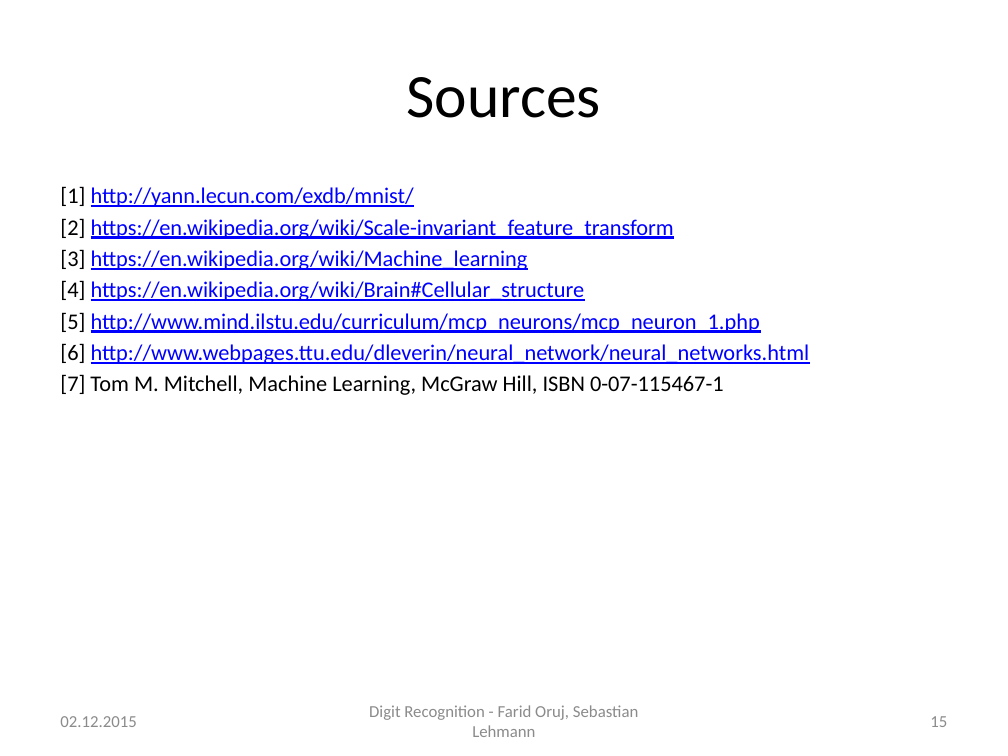
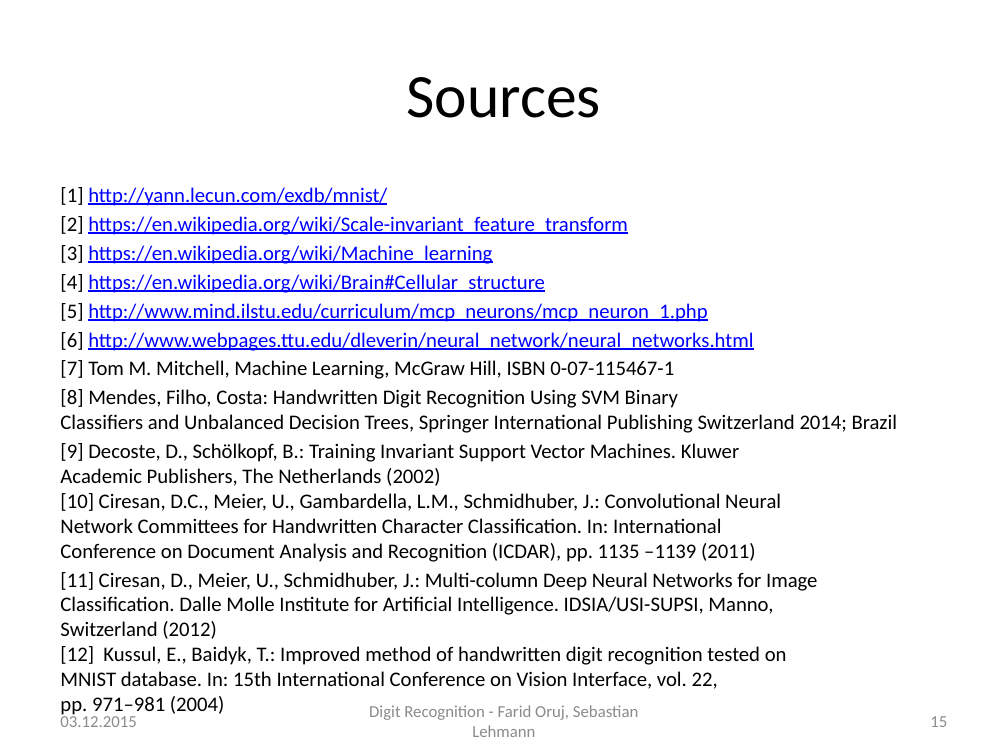
Before and after one commit to SebLeh/digit_recognition, a slide deck: slide 15 of presentation/final-presentation.pptx. Drawn at 1008x756 pixels with LibreOffice and Linux fonts; fonts in the diff are those of the drawing. Boxes give left, top, right and bottom in pixels: in the first picture for what was removed or moved away, otherwise in the second. Text is boxed around its words. In the diff, an @@ line names an element or a change of style, - is before the commit and + after.

```diff
--- a/presentation/final-presentation.pptx
+++ b/presentation/final-presentation.pptx
@@ text at <box>60,187,753,379</box>: size 16 to 14.8 pt in "[1] http://yann.lecun.com/exdb/mnist/", "[2] https://en.wikipedia.org/wiki/Scale-invariant_feature_tr ...", "[3] https://en.wikipedia.org/wiki/Machine_learning", "[4] https://en.wikipedia.org/wiki/Brain#Cellular_structure" and 3 more places @@
@@ text at <box>60,389,898,689</box>: paragraphs added @@
+[8] Mendes, Filho, Costa: Handwritten Digit Recognition Using SVM Binary
+Classifiers and Unbalanced Decision Trees, Springer International Publishing Switzerland 2014; Brazil
+[9] Decoste, D., Schölkopf, B.: Training Invariant Support Vector Machines. Kluwer
+Academic Publishers, The Netherlands (2002)
+[10] Ciresan, D.C., Meier, U., Gambardella, L.M., Schmidhuber, J.: Convolutional Neural
+Network Committees for Handwritten Character Classification. In: International
+Conference on Document Analysis and Recognition (ICDAR), pp. 1135 –1139 (2011)
+[11] Ciresan, D., Meier, U., Schmidhuber, J.: Multi-column Deep Neural Networks for Image
+Classification. Dalle Molle Institute for Artificial Intelligence. IDSIA/USI-SUPSI, Manno,
+Switzerland (2012)
+[12] Kussul, E., Baidyk, T.: Improved method of handwritten digit recognition tested on
+MNIST database. In: 15th International Conference on Vision Interface, vol. 22,
+pp. 971–981 (2004)
@@ text at <box>60,714,136,727</box>: text changed @@
-02.12.2015
+03.12.2015
```
Also in this commit, not shown: 14 other slides changed, 6 other files.
